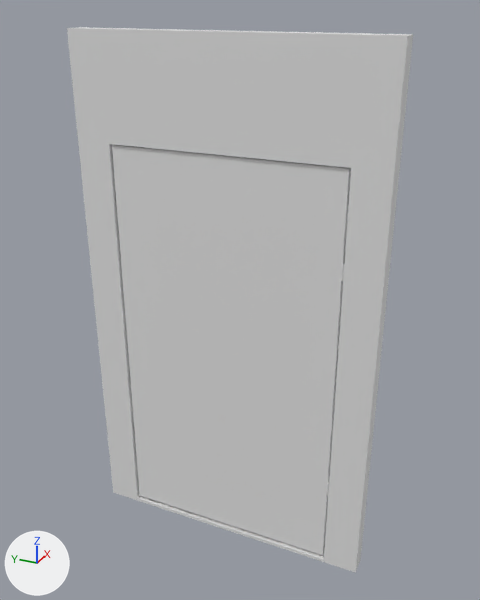
Before and after pictures for a commit that changed the Blender file Assets/Models/base geometry/thinwall-regulardoor.blend.
Both versions are drawn from a camera (50 mm lens) standing at (-2.64, -1.25, 2.73) and looking at (0.06, -0.04, 1.38). The lights are fixed; the arrows at lower left show +X, +Y and +Z.

The older version as bpy lines, for what is in view:
```python
me_cube = bpy.data.meshes.new('Cube')
me_cube.from_pydata(...)  # a box spanning x 0.0..0.08, y 0.0..1.13, z -1.03..1.03
me_cube_001 = bpy.data.meshes.new('Cube.001')
me_cube_001.from_pydata(...)  # 16 vertices, 16 faces; spans x -0.05..0.05, y -0.75..0.75, z 0.0..2.6
me_cube_003 = bpy.data.meshes.new('Cube.003')
me_cube_003.from_pydata(...)  # 96 vertices, 70 faces; spans x -0.0508..0.006, y -0.5726..-0.5662, z 1.6136..1.6925
me_plane = bpy.data.meshes.new('Plane')
me_plane.from_pydata(...)  # 312 vertices, 210 faces; spans x -0.006..0.0064, y -0.0457..0.0071, z -0.0389..0.0384
ob_door = bpy.data.objects.new('Door', me_cube)
ob_door.parent = ob_doorhingedoor_001
ob_door.matrix_parent_inverse = Matrix(((1.0, 0.0, 0.0, 0.0), (0.0, 1.0, 0.0, 0.0), (0.0, 0.0, 1.0, 1.169), (0.0, 0.0, 0.0, 1.0)))
ob_door.location = (-0.0407, -0.567, 1.067)
ob_doorhingedoor_001 = bpy.data.objects.new('DoorHingeDoor.001', me_cube_003)
ob_doorhingedoor_001.location = (0.0, 0.0, -1.169)
ob_doorhingeframe = bpy.data.objects.new('DoorHingeFrame', me_plane)
ob_doorhingeframe.location = (-0.046, -0.57, 1.653)
ob_doorhingeframe.rotation_euler = (0.0, -3.142, 1.571)  # degrees (0, -180, 90)
ob_thinwall_door = bpy.data.objects.new('ThinWall-Door', me_cube_001)
ob_thinwall_door.location = (0.0, 0.0, 0.0)
```
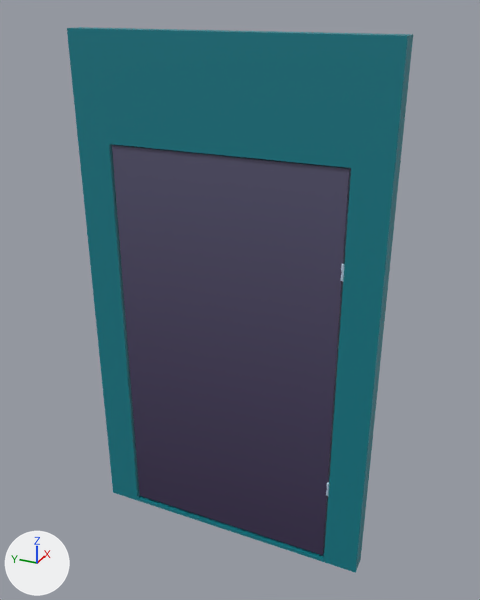
Changed parts and their boxes (x1, y1, x2, y2) in the pictures (480 x 600 px):
'Door', recoloured, surface changed, moved (grey to blue)
    both: (112, 145, 351, 555)
'ThinWall-Door', recoloured, surface changed (grey to cyan)
    both: (67, 27, 413, 573)
'DoorHingeFrame', recoloured
    both: (341, 264, 344, 281)

Diff of the bpy script that builds the scene:
```diff
--- a/Assets/Models/base geometry/thinwall-regulardoor.blend.py
+++ b/Assets/Models/base geometry/thinwall-regulardoor.blend.py
@@ img_hotpandagradientpalette_png @@
+img_hotpandagradientpalette_png = load_image('hotpandagradientpalette.png', '../../Sprites/hotpandagradientpalette.png', 64, 64, 'sRGB')
@@ mat_material @@
+mat_material = principled_material('Material')
+mat_material.texture = img_hotpandagradientpalette_png
@@ me_cube_001 @@
 me_cube_001.from_pydata(...)  # 16 vertices, 16 faces; spans x -0.05..0.05, y -0.75..0.75, z 0.0..2.6
 # used by ob_thinwall_door; location = (0.0, 0.0, 0.0)
+# me_cube_001 part 1: texture (UV) coordinates of 16 of 16 faces, centred in x -0.05..0.05, y -0.75..0.75, z 0.0..2.6, changed; they spanned u 0.12..0.88, v 0.0..1.0 and now span u 0.94..0.99, v 0.31..0.38
+me_cube_001.materials.append(mat_material)  # picture img_hotpandagradientpalette_png
@@ me_cube @@
 me_cube.from_pydata(...)  # 8 vertices, 6 faces; spans x 0.0..0.08, y 0.0..1.13, z -1.03..1.03
 # used by ob_door; parent = ob_doorhingedoor_001; location = (-0.0407, -0.567, 1.067)
+# me_cube part 2: texture (UV) coordinates of 6 of 6 faces, centred in x 0.0..0.08, y 0.0..1.13, z -1.03..1.03, changed; they spanned u 0.12..0.88, v 0.0..1.0 and now span u 0.77..0.81, v 0.09..0.32
+me_cube.materials.append(mat_material)  # picture img_hotpandagradientpalette_png
@@ me_plane @@
 me_plane.from_pydata(...)  # 312 vertices, 210 faces; spans x -0.006..0.0064, y -0.0457..0.0071, z -0.0389..0.0384
+me_plane.materials.append(mat_material)  # picture img_hotpandagradientpalette_png
@@ ob_door @@
 ob_door = bpy.data.objects.new('Door', me_cube)
-ob_door.parent = ob_doorhingedoor_001
-ob_door.matrix_parent_inverse = Matrix(((1.0, 0.0, 0.0, 0.0), (0.0, 1.0, 0.0, 0.0), (0.0, 0.0, 1.0, 1.169), (0.0, 0.0, 0.0, 1.0)))
 ob_door.location = (-0.0407, -0.567, 1.067)
@@ ob_doorhingedoor_001 @@
 ob_doorhingedoor_001 = bpy.data.objects.new('DoorHingeDoor.001', me_cube_003)
+ob_doorhingedoor_001.parent = ob_door
+ob_doorhingedoor_001.matrix_parent_inverse = Matrix(((1.0, 0.0, 0.0, 0.0407), (0.0, 1.0, 0.0, 0.567), (0.0, 0.0, 1.0, -1.067), (0.0, 0.0, 0.0, 1.0)))
 ob_doorhingedoor_001.location = (0.0, 0.0, -1.169)
```
